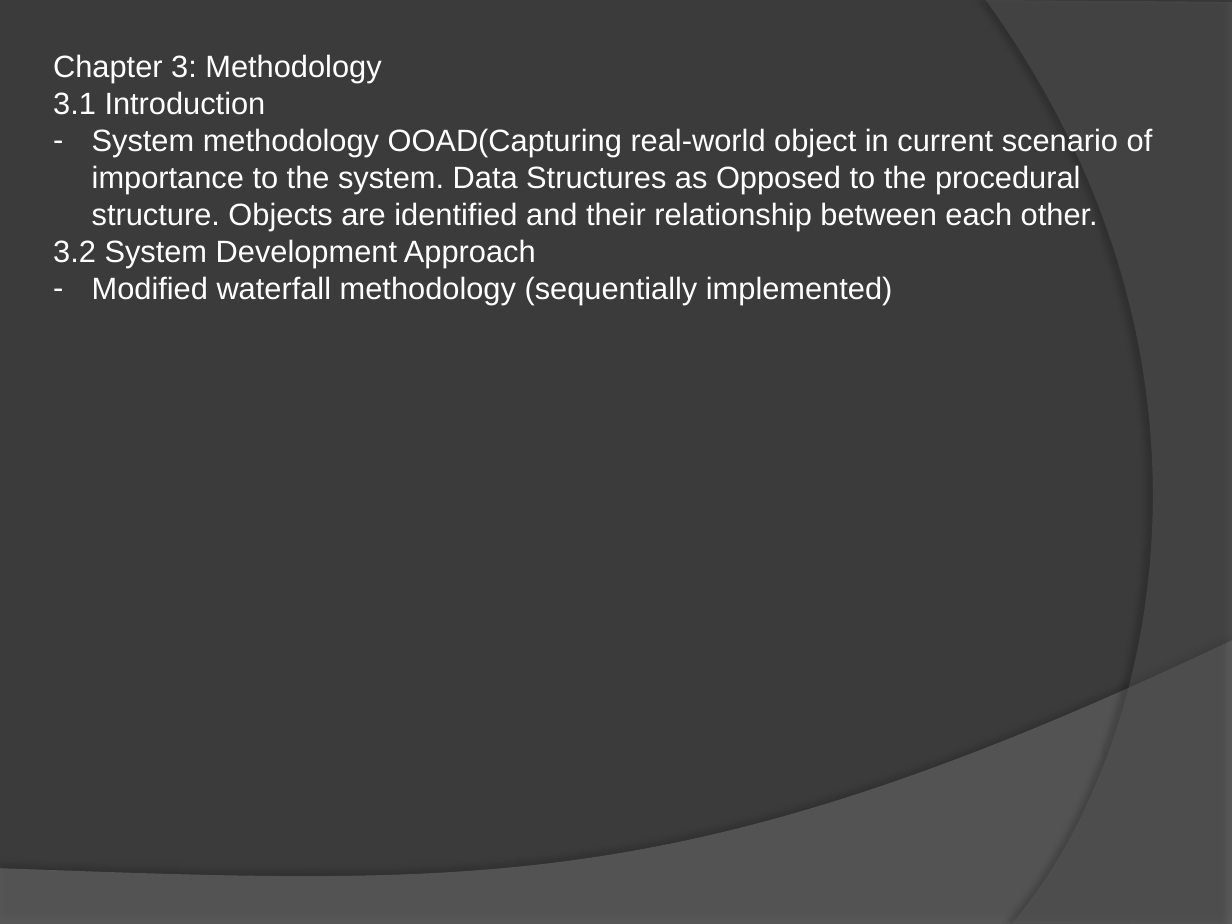
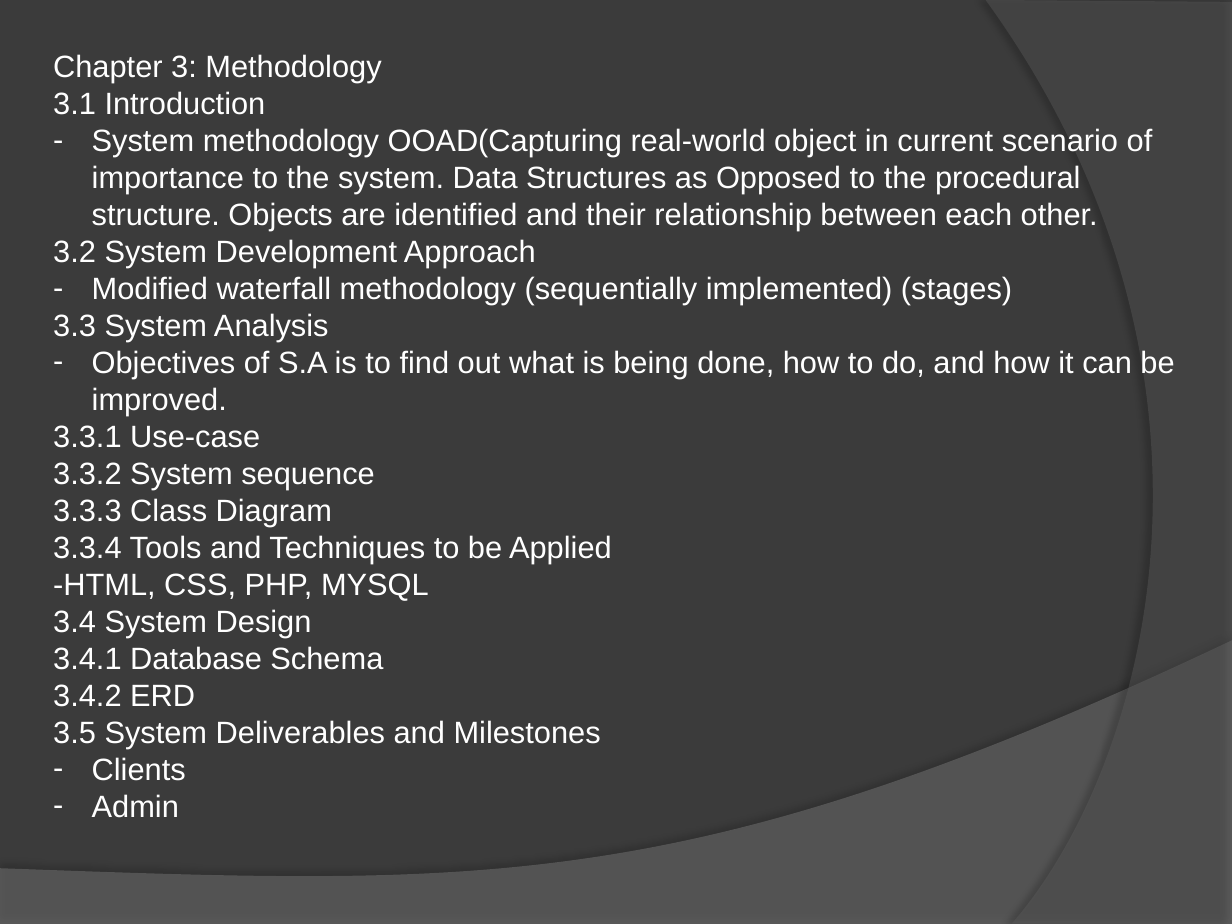
Before and after one commit to NickBwalley/Online-Car-Auctioning-System-Documentation, a slide deck: slide 5 of OCAS/Nicholas Bwalley_PowerPoint_122790.pptx. Drawn at 1232x924 pixels with LibreOffice and Linux fonts; fonts in the diff are those of the drawing. Boxes give left, top, right and bottom in pixels: in the first picture for what was removed or moved away, otherwise in the second. Text is boxed around its words. In the diff, an @@ line names an element or a change of style, - is before the commit and + after.

Commit message:
powerpoint

```diff
--- a/OCAS/Nicholas Bwalley_PowerPoint_122790.pptx
+++ b/OCAS/Nicholas Bwalley_PowerPoint_122790.pptx
@@ text at (53,276,1174,818): text changed @@
-– Modified waterfall methodology (sequentially implemented)
+– Modified waterfall methodology (sequentially implemented) (stages)
+3.3 System Analysis
+– Objectives of S.A is to find out what is being done, how to do, and how it can be improved.
+3.3.1 Use-case
+3.3.2 System sequence
+3.3.3 Class Diagram
+3.3.4 Tools and Techniques to be Applied
+-HTML, CSS, PHP, MYSQL
+3.4 System Design
+3.4.1 Database Schema
+3.4.2 ERD
+3.5 System Deliverables and Milestones
+– Clients
+– Admin
```
Also in this commit, not shown: 7 slides added, 5 slides removed.
